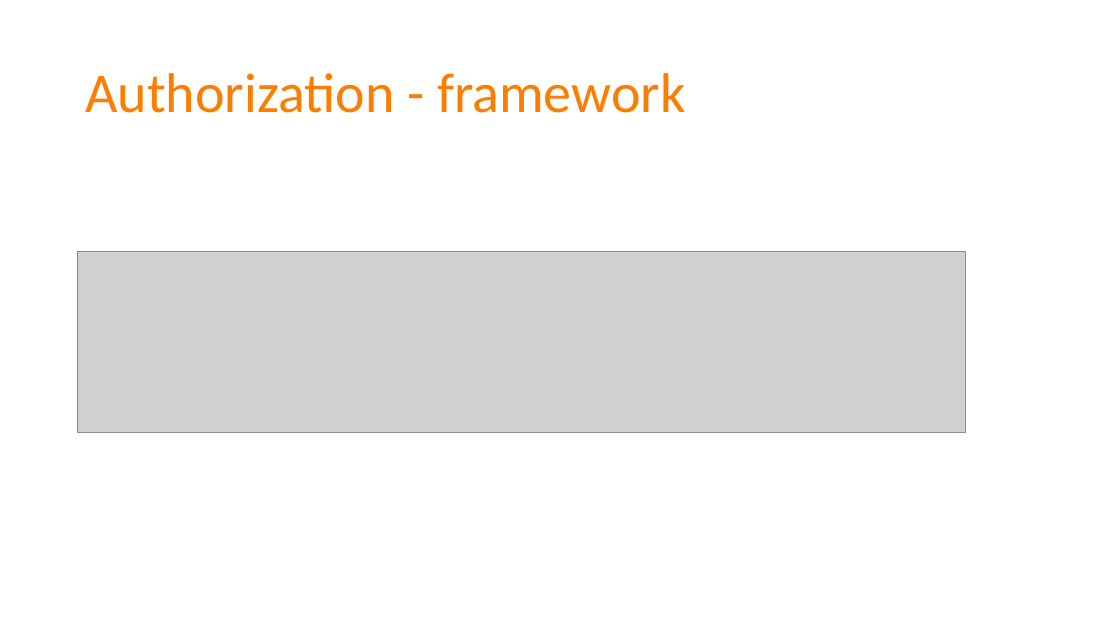
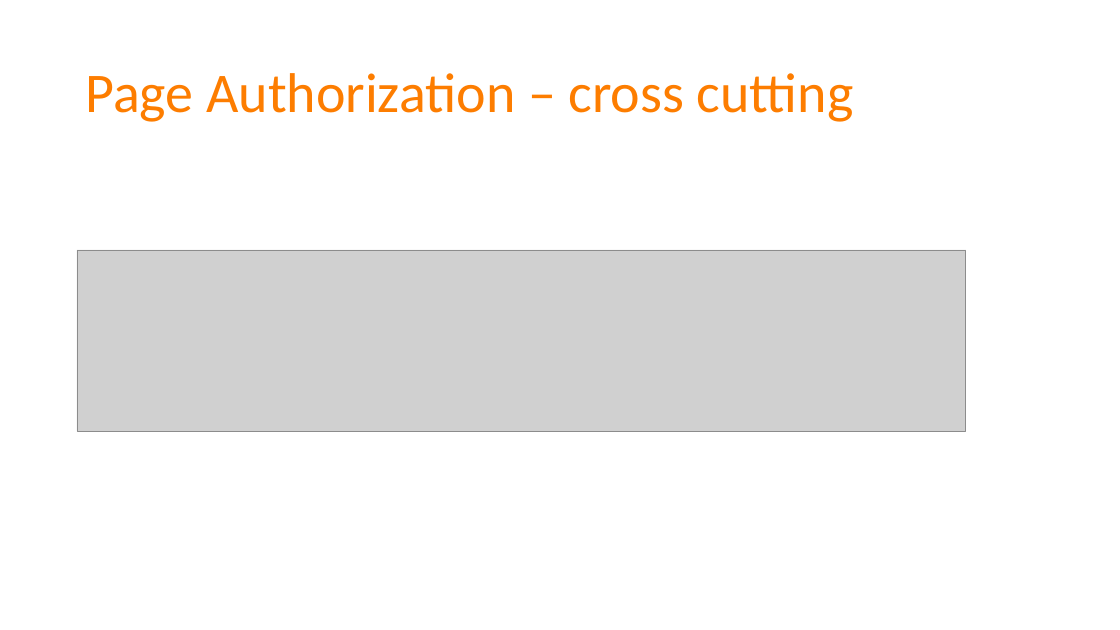
Before and after one commit to spetryjohnson/Talk---Dont-Write-Secure-Code-Design-Secure-Systems, a slide deck: slide 33 of Secure Systems - CodeMash 2017.pptx (slide 31 before the commit). Drawn at 1120x630 pixels with LibreOffice and Linux fonts; fonts in the diff are those of the drawing; grey boxes stand for pictures. Boxes give left, top, right and bottom in pixels: in the first picture for what was removed or moved away, otherwise in the second. Text is boxed around its words. In the diff, an @@ line names an element or a change of style, - is before the commit and + after.

Commit message:
Added authorization to PPT and narrative

```diff
--- a/Secure Systems - CodeMash 2017.pptx
+++ b/Secure Systems - CodeMash 2017.pptx
@@ title at (x1=85, y1=73, x2=854, y2=122): text changed @@
-Authorization - framework
+Page Authorization – cross cutting
```
Also in this commit, not shown: 8 other slides changed, 7 slides added, 1 other file.
